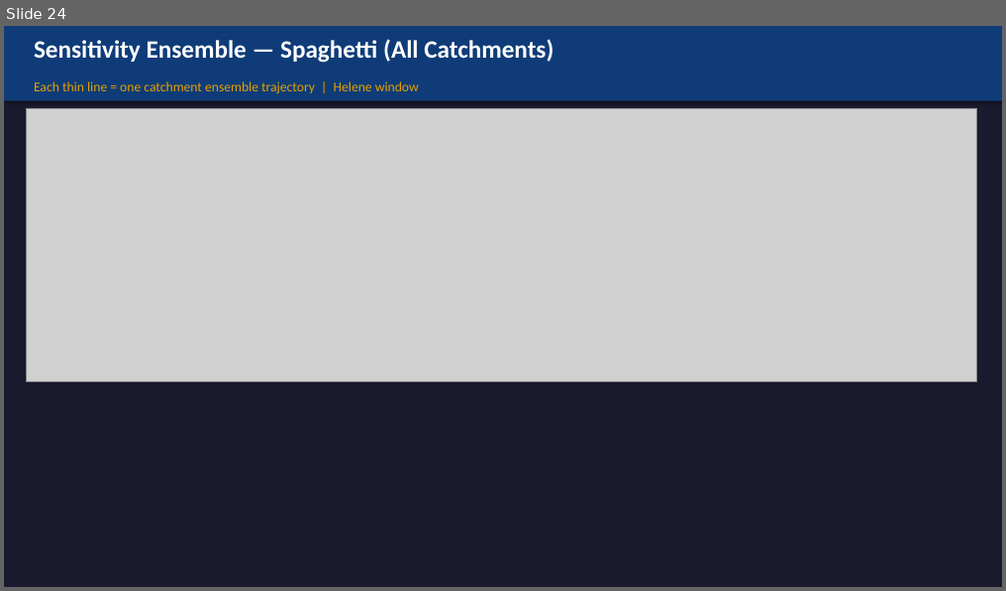
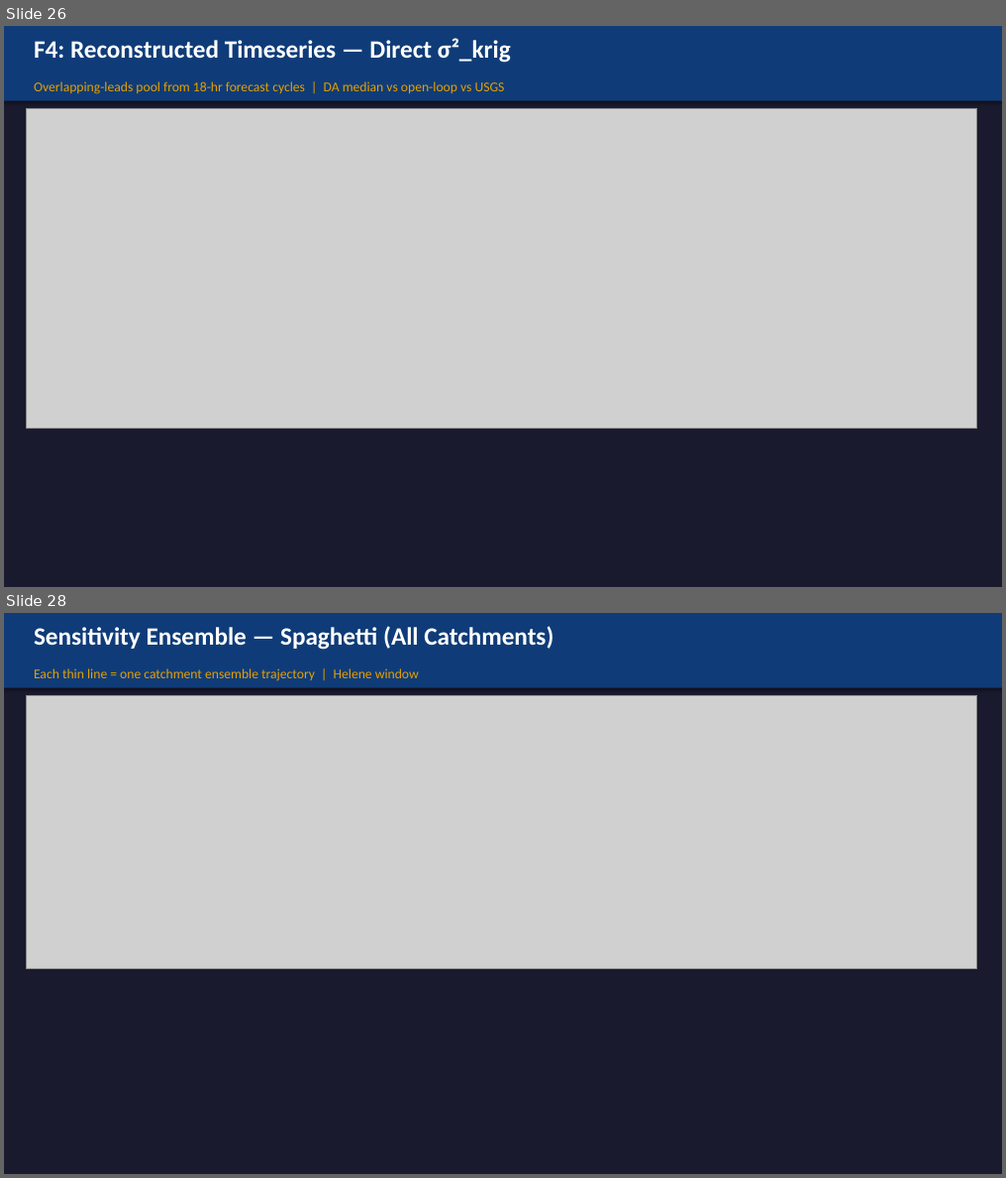
Before and after one commit to DualEarth/cfe_DA_bmi, a slide deck: da_methods/helene_da_results.pptx. Shown one above the other, each under a label of ours: slide 24 before the commit, slides 26 and 28 after it; the slides between them are not shown. The pictures are 1006x591 and 1006x1178 pixels, drawn with LibreOffice and Linux fonts; fonts in the diff are those of the drawing; grey boxes stand for pictures. Boxes give left, top, right and bottom in pixels: in the first picture for what was removed or moved away, otherwise in the second. Text is boxed around its words. In the diff, an @@ line names an element or a change of style, - is before the commit and + after.

```diff
--- a/da_methods/helene_da_results.pptx
+++ b/da_methods/helene_da_results.pptx
@@ slide 26 added at box(4, 26, 1002, 587), background #1A1A2E @@
@@ rectangle added at box(4, 26, 1002, 101), fill #0F3C78 @@
@@ text added at box(34, 38, 511, 63), 24 pt, text #FFFFFF, bold @@
+F4: Reconstructed Timeseries — Direct σ²_krig
@@ text added at box(34, 81, 505, 94), 13 pt, text #E69F00 @@
+Overlapping-leads pool from 18-hr forecast cycles | DA median vs open-loop vs USGS
@@ picture added at box(27, 108, 977, 428) @@
@@ what was slide 24 is now slide 28 @@
```
Also in this commit, not shown: 3 other slides added, 6 other files.
